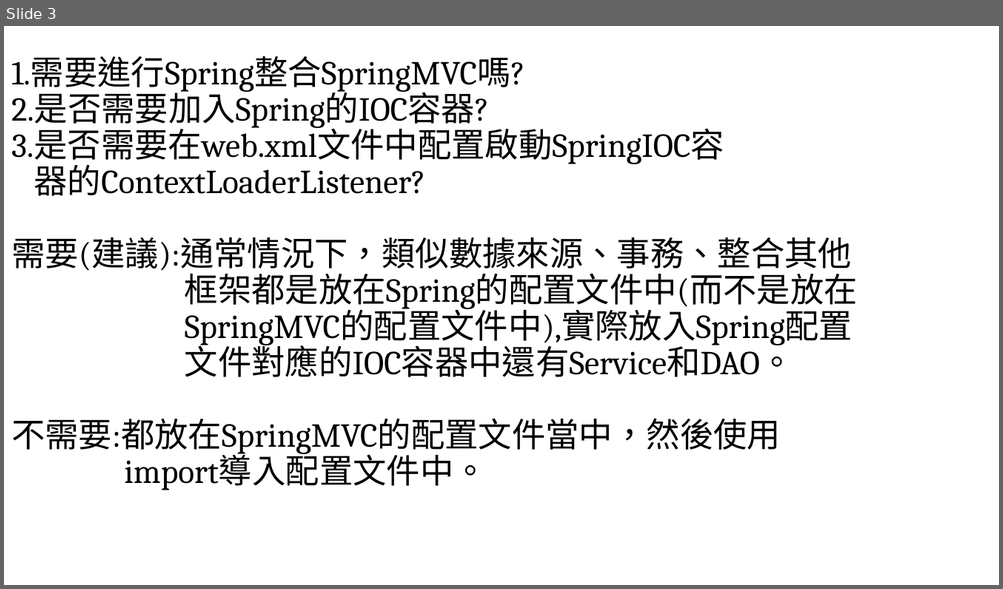
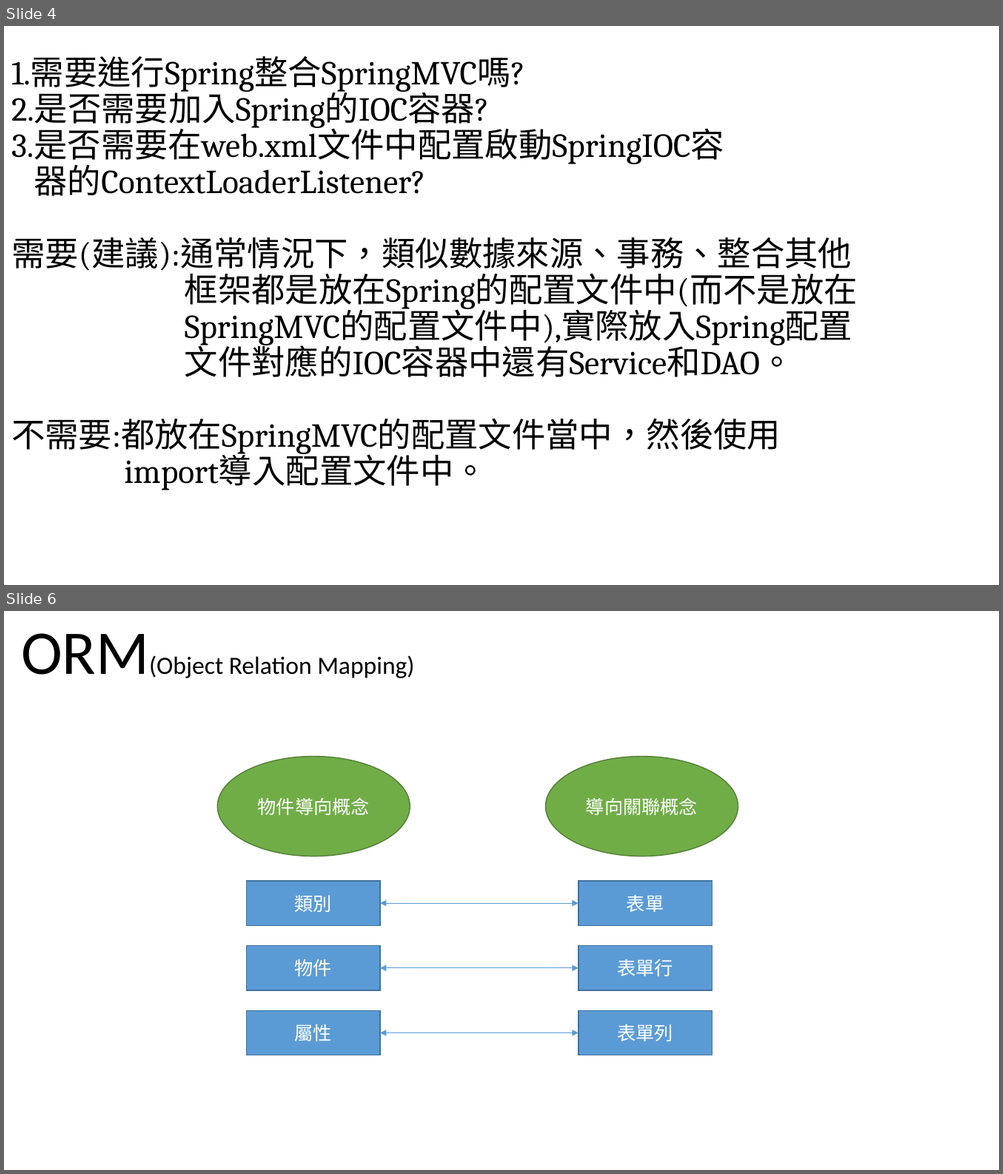
Before and after one commit to kiss78832/jay_project, a slide deck: 流程圖.pptx. Shown one above the other, each under a label of ours: slide 3 before the commit, slides 4 and 6 after it; the slides between them are not shown. The pictures are 1003x589 and 1003x1174 pixels, drawn with LibreOffice and Linux fonts; fonts in the diff are those of the drawing. Boxes give left, top, right and bottom in pixels: in the first picture for what was removed or moved away, otherwise in the second. Text is boxed around its words. In the diff, an @@ line names an element or a change of style, - is before the commit and + after.

```diff
--- a/流程圖.pptx
+++ b/流程圖.pptx
@@ slide 6 added at <box>4,611,999,1170</box>, background #FFFFFF @@
@@ text added at <box>21,633,414,678</box>, 24 pt, text #000000 @@
+ORM(Object Relation Mapping)
@@ ellipse added at <box>217,757,410,857</box>, fill #70AD47, outline #538035 1 pt, 18 pt, text #FFFFFF @@
+物件導向概念
@@ ellipse added at <box>546,757,738,857</box>, fill #70AD47, outline #538035 1 pt, 18 pt, text #FFFFFF @@
+導向關聯概念
@@ rectangle added at <box>247,881,380,925</box>, fill #5B9BD5, outline #43739E 1 pt, 18 pt, text #FFFFFF @@
+類別
@@ rectangle added at <box>578,881,712,925</box>, fill #5B9BD5, outline #43739E 1 pt, 18 pt, text #FFFFFF @@
+表單
@@ double arrow added from (380, 903) to (578, 903), #5B9BD5 0.5 pt @@
@@ rectangle added at <box>247,946,380,991</box>, fill #5B9BD5, outline #43739E 1 pt, 18 pt, text #FFFFFF @@
+物件
@@ rectangle added at <box>578,946,712,991</box>, fill #5B9BD5, outline #43739E 1 pt, 18 pt, text #FFFFFF @@
+表單行
@@ double arrow added from (380, 968) to (578, 968), #5B9BD5 0.5 pt @@
@@ rectangle added at <box>247,1011,380,1056</box>, fill #5B9BD5, outline #43739E 1 pt, 18 pt, text #FFFFFF @@
+屬性
@@ rectangle added at <box>578,1011,712,1056</box>, fill #5B9BD5, outline #43739E 1 pt, 18 pt, text #FFFFFF @@
+表單列
@@ double arrow added from (380, 1034) to (578, 1034), #5B9BD5 0.5 pt @@
@@ what was slide 3 is now slide 4 @@
```
Also in this commit, not shown: 8 other slides added, 1 slide removed, 15 other files.
